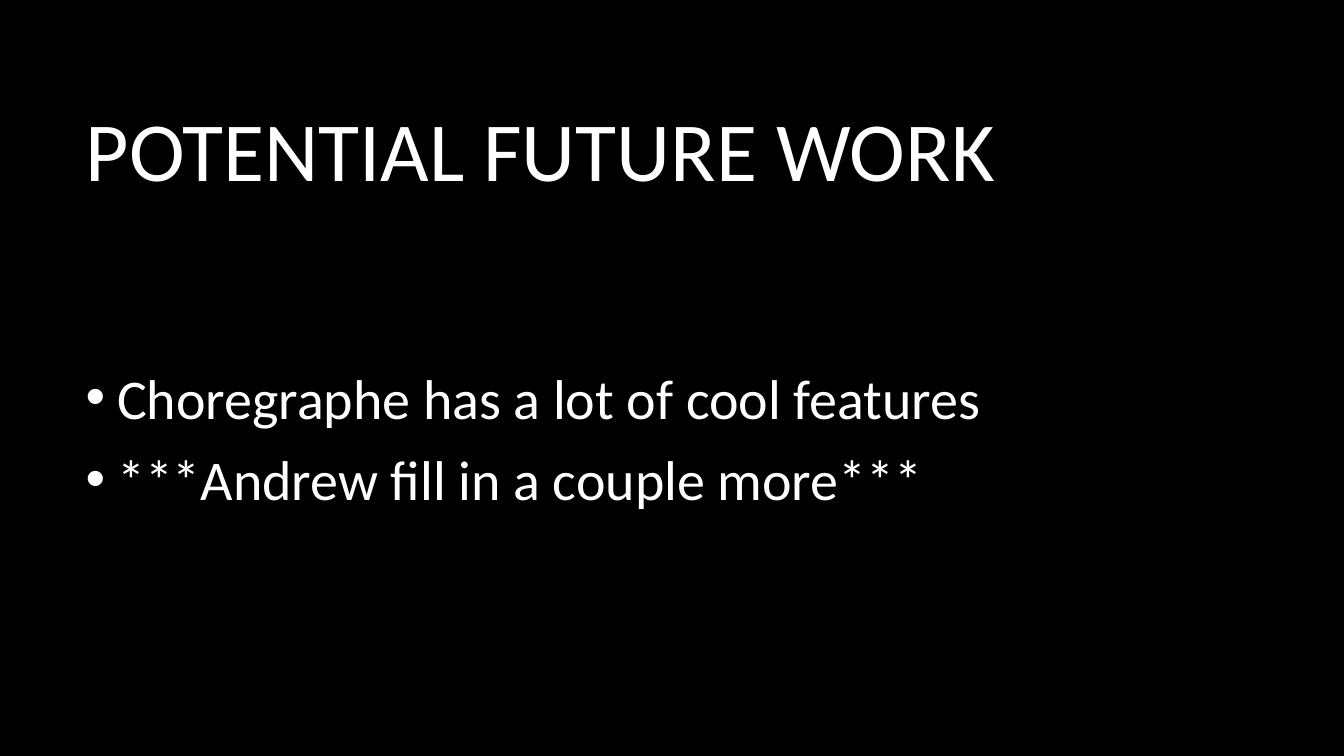
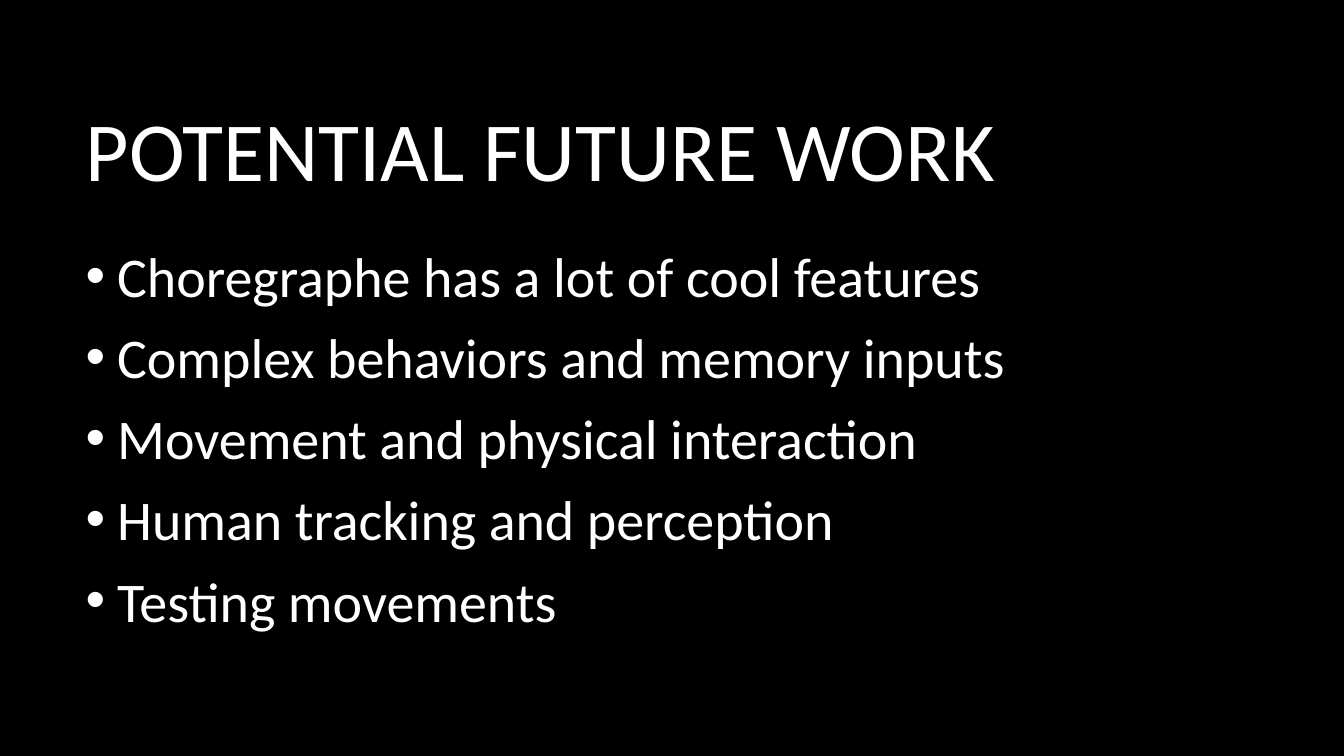
Before and after one commit to dvhar/robot, a slide deck: slide 6 of FinalPresentation.pptx. Drawn at 1344x756 pixels with LibreOffice and Linux fonts; fonts in the diff are those of the drawing; background and template pictures are left out. Boxes give left, top, right and bottom in pixels: in the first picture for what was removed or moved away, otherwise in the second. Text is boxed around its words. In the diff, an @@ line names an element or a change of style, - is before the commit and + after.

Commit message:
updated a slide

```diff
--- a/FinalPresentation.pptx
+++ b/FinalPresentation.pptx
@@ text at (x1=117, y1=339, x2=1005, y2=632): text changed @@
-• ***Andrew fill in a couple more***
+• Complex behaviors and memory inputs
+• Movement and physical interaction
+• Human tracking and perception
+• Testing movements
```
